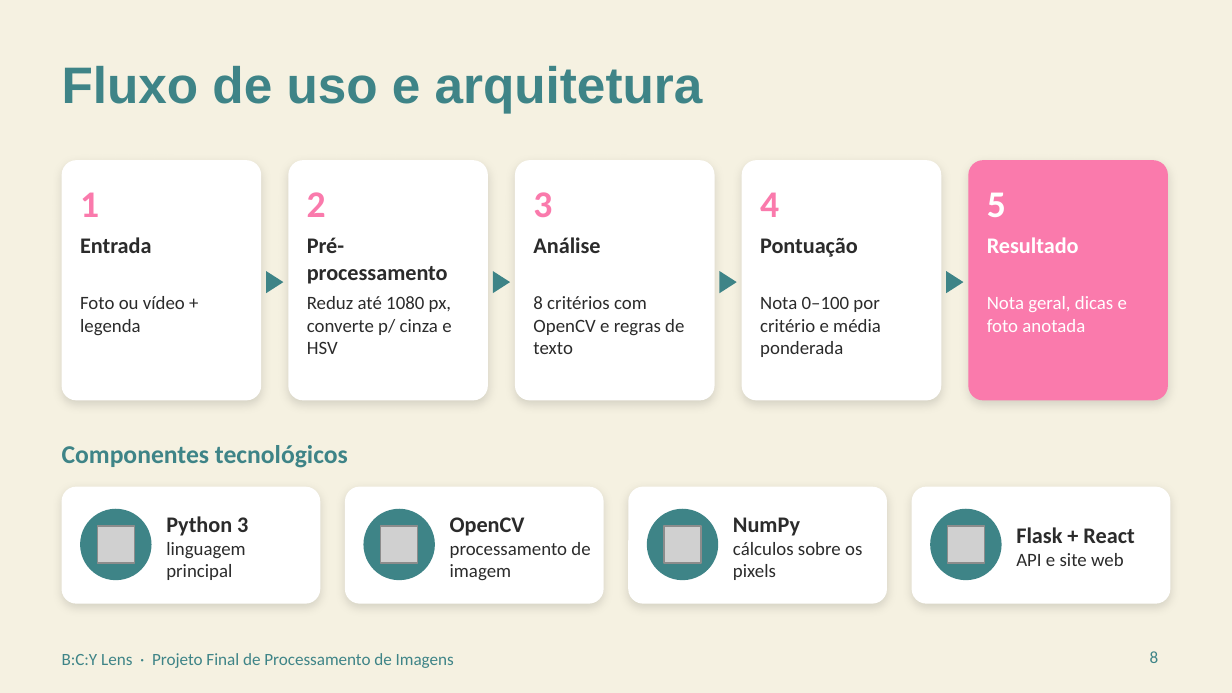
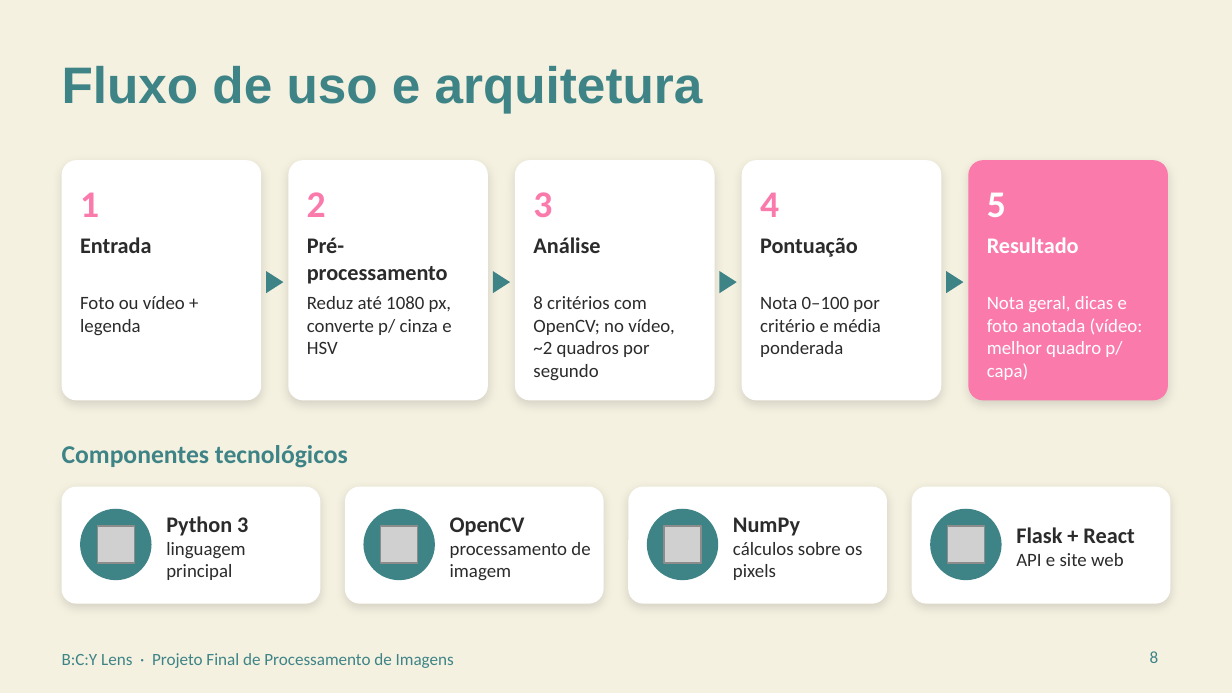
Before and after one commit to Guilherme22B/BYC, a slide deck: slide 8 of apresentacao/BCY_Lens.pptx. Drawn at 1232x693 pixels with LibreOffice and Linux fonts; fonts in the diff are those of the drawing; grey boxes stand for pictures. Boxes give left, top, right and bottom in pixels: in the first picture for what was removed or moved away, otherwise in the second. Text is boxed around its words. In the diff, an @@ line names an element or a change of style, - is before the commit and + after.

```diff
--- a/apresentacao/BCY_Lens.pptx
+++ b/apresentacao/BCY_Lens.pptx
@@ text at [533,296,674,381]: text changed @@
-8 critérios com OpenCV e regras de texto
+8 critérios com OpenCV; no vídeo, ~2 quadros por segundo
@@ text at [987,296,1143,380]: text changed @@
-Nota geral, dicas e foto anotada
+Nota geral, dicas e foto anotada (vídeo: melhor quadro p/ capa)
```
Also in this commit, not shown: 2 other slides changed, 1 slide added.
